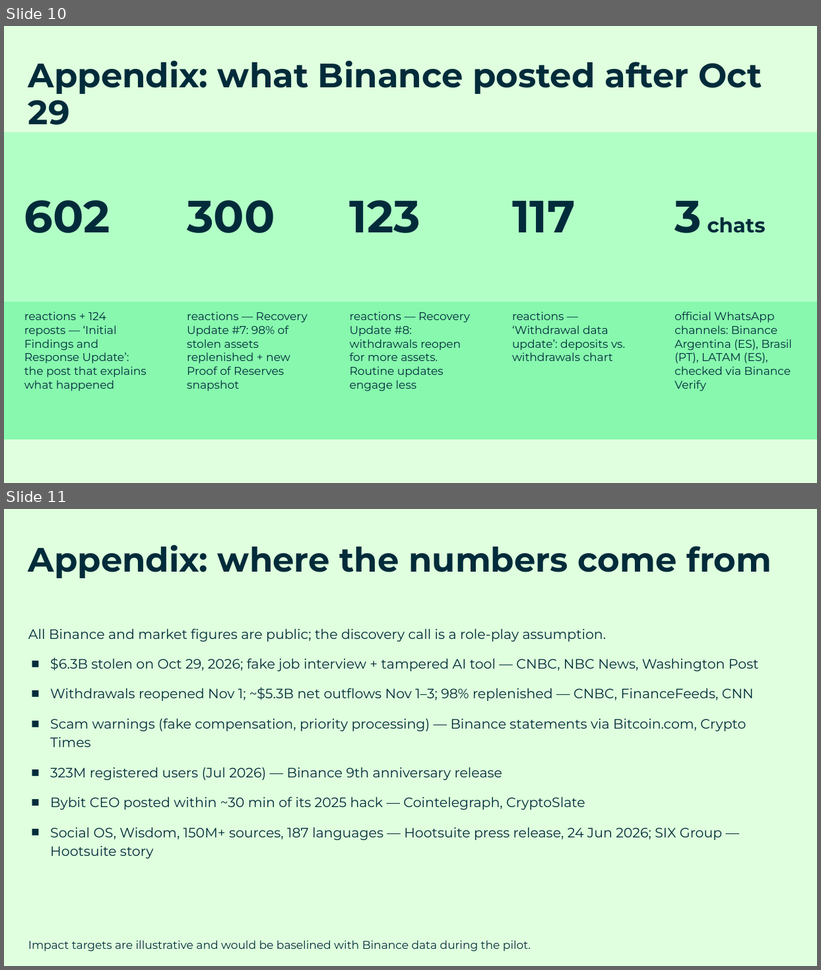
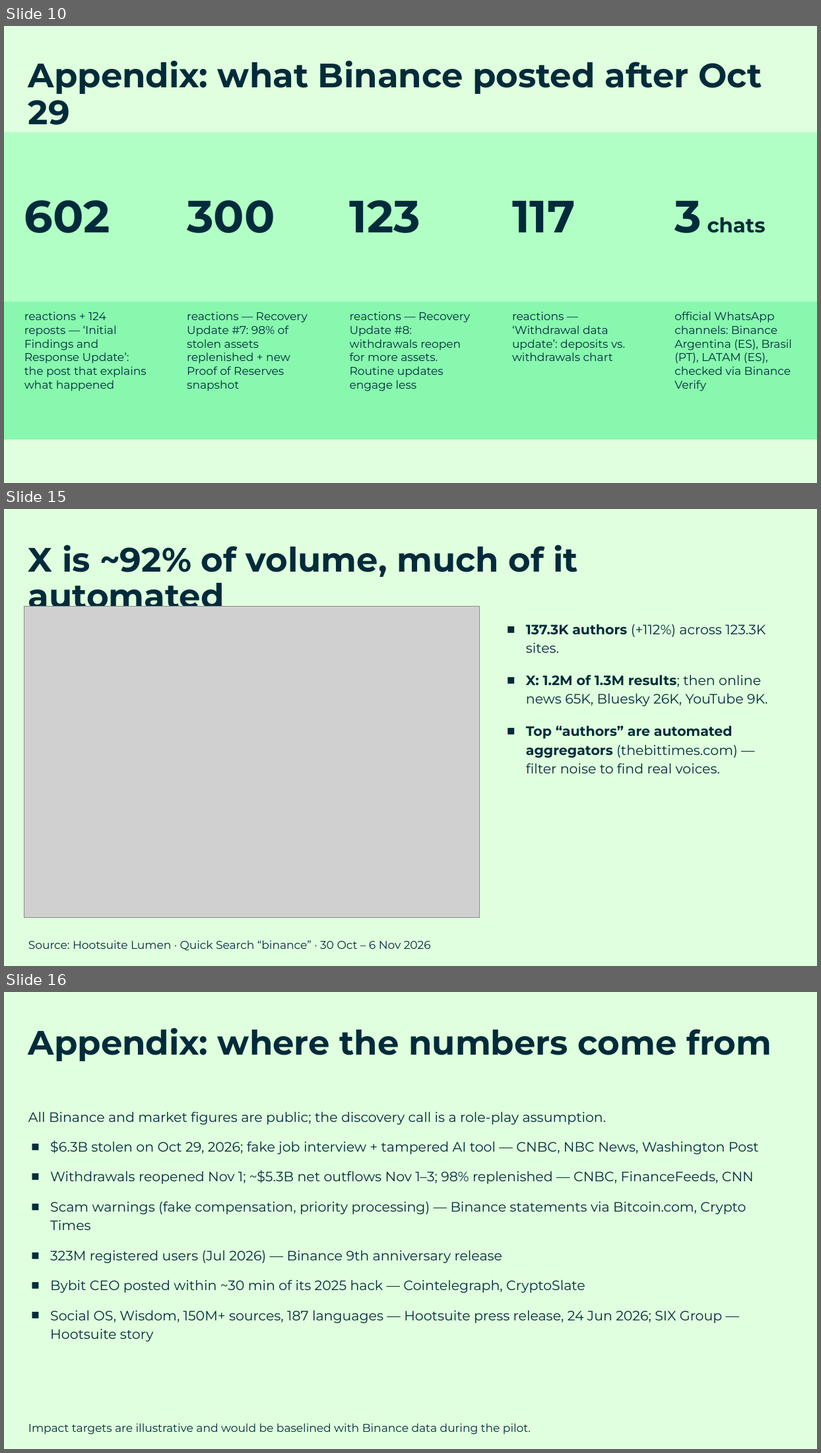
Before and after one commit to Hugocuau70/Entrevistas-de-trabajo, a slide deck: hootsuite-enterprise-ae-binance/deck/Hootsuite_x_Binance_LATAM_Value_Presentation_Diego_Cuauhtemoc.pptx. Shown one above the other, each under a label of ours: slides 10 and 11 before the commit, slides 10, 15 and 16 after it; the slides between them are not shown. The pictures are 821x970 and 821x1453 pixels, drawn with LibreOffice and Linux fonts; fonts in the diff are those of the drawing; grey boxes stand for pictures; background and template pictures are left out. Boxes give left, top, right and bottom in pixels: in the first picture for what was removed or moved away, otherwise in the second. Text is boxed around its words. In the diff, an @@ line names an element or a change of style, - is before the commit and + after.

```diff
--- a/hootsuite-enterprise-ae-binance/deck/Hootsuite_x_Binance_LATAM_Value_Presentation_Diego_Cuauhtemoc.pptx
+++ b/hootsuite-enterprise-ae-binance/deck/Hootsuite_x_Binance_LATAM_Value_Presentation_Diego_Cuauhtemoc.pptx
@@ slide 15 added at [4,509,817,966], background #DFFFDE @@
@@ text added at [28,545,578,607], 30 pt, text #012B3A, bold @@
+X is ~92% of volume, much of it automated
@@ picture added at [24,607,480,918] @@
@@ text added at [526,624,768,774], 12 pt, text #012B3A @@
+■ 137.3K authors (+112%) across 123.3K sites.
+■ X: 1.2M of 1.3M results; then online news 65K, Bluesky 26K, YouTube 9K.
+■ Top “authors” are automated aggregators (thebittimes.com) — filter noise to find real voices.
@@ text added at [28,941,431,951], 10 pt, text #012B3A @@
+Source: Hootsuite Lumen · Quick Search “binance” · 30 Oct – 6 Nov 2026
@@ what was slide 11 is now slide 16 @@
```
Also in this commit, not shown: 4 other slides added, 10 other files.
